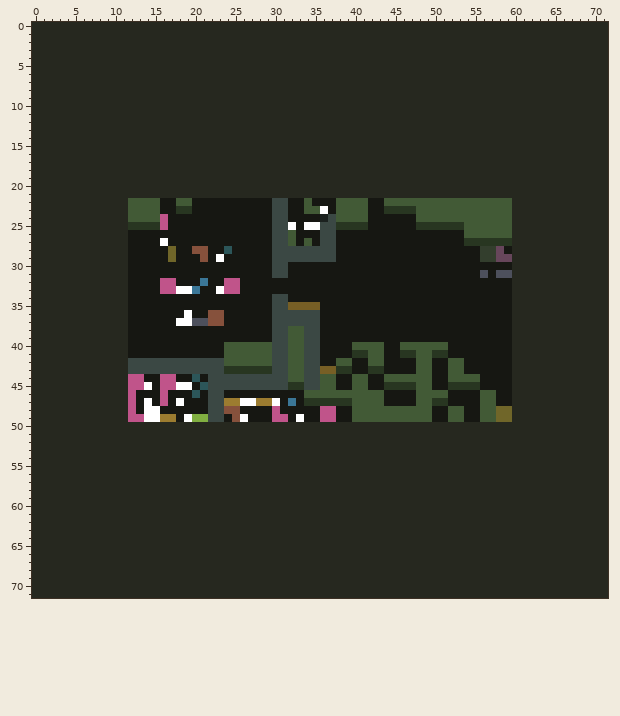
Two versions of one sprite sheet, 014level.png. That is the earlier state.
The file is 72x72 pixels.
After the commit:
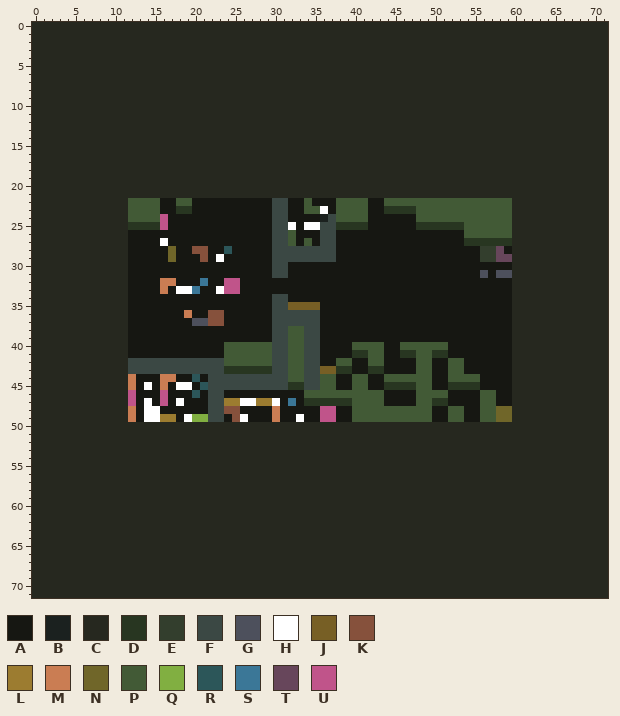
Palette (. is transparent): A #161712  B #1b211f  C #26281f  D #283621  E #333e2d  F #3b4844  G #4d505c  H #ffffff  J #775f25  K #86513c  L #9c7c30  M #ca7d53  N #706629  P #425a36  Q #81af41  R #2c5659  S #3b7797  T #67465b  U #c0548a
From old to new:
@@ x 14..21 @@
 31 AAAAAAAA
-32 AAUUAAAS
-33 AAUUHHSA
+32 AAMMAAAS
+33 AAMAHHSA
 34 AAAAAAAA
 35 AAAAAAAA
-36 AAAAAHAA
-37 AAAAHHGG
+36 AAAAAMAA
+37 AAAAAAGG
 38 AAAAAAAA
@@ x 10..33 @@
 43 CCFFFFFFFFFFFFDDDDDDFFPP
-44 CCUUAAUUAARAFFFFFFFFFFPP
-45 CCUUHAUUHHARFFFFFFFFFFDD
+44 CCMAAAMMAARAFFFFFFFFFFPP
+45 CCMAHAMAHHARFFFFFFFFFFDD
 46 CCUAAAUAAARAFFAAAAAAAAAA
 47 CCUAHAUAHAAAFFLLHHLLHASA
-48 CCUAHHAAAAAAFFKKAAAAUAAA
-49 CCUUHHLLAHQQFFAKHAAAUUAH
+48 CCMAHHAAAAAAFFKKAAAAMAAA
+49 CCMAHHLLAHQQFFAKHAAAMAAH
 50 CCCCCCCCCCCCCCCCCCCCCCCC
